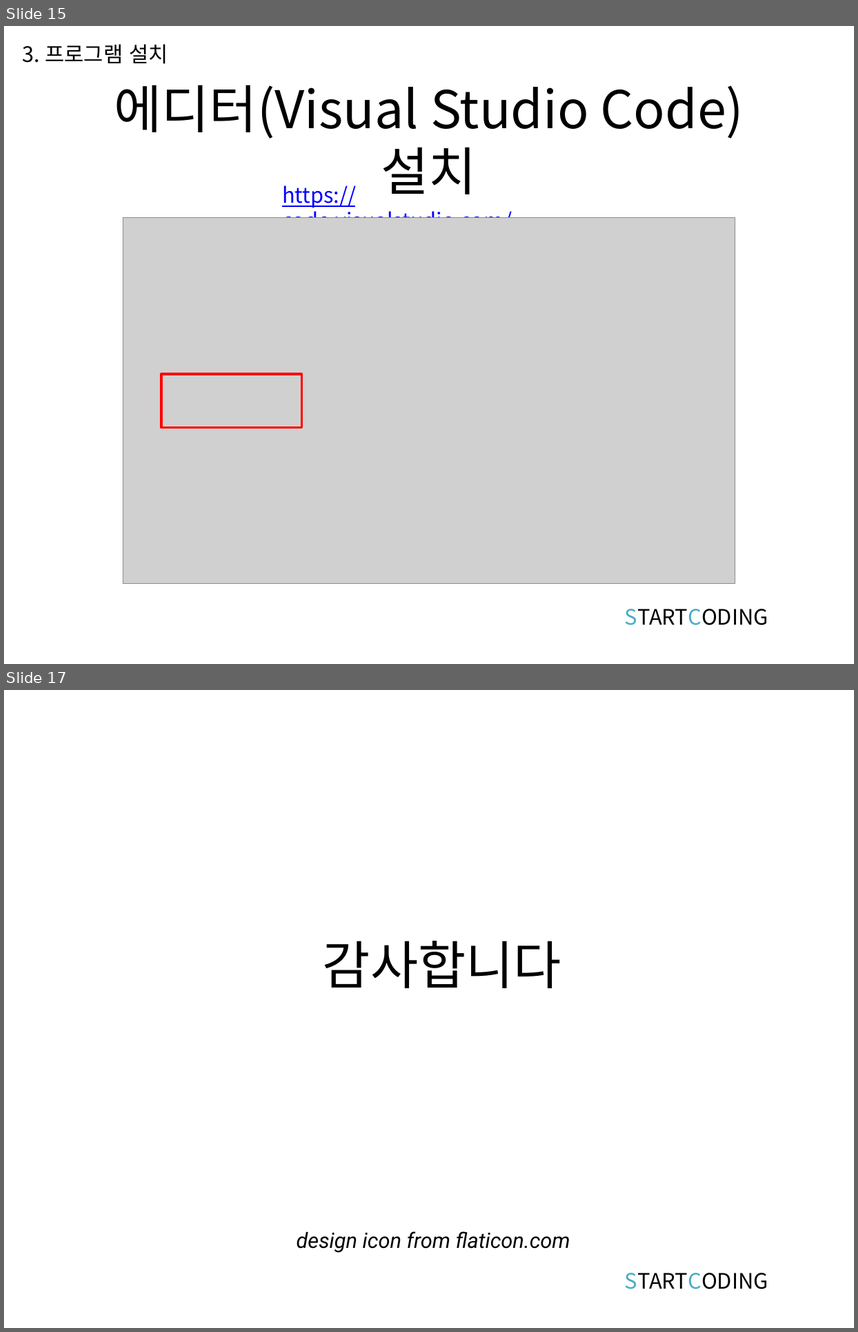
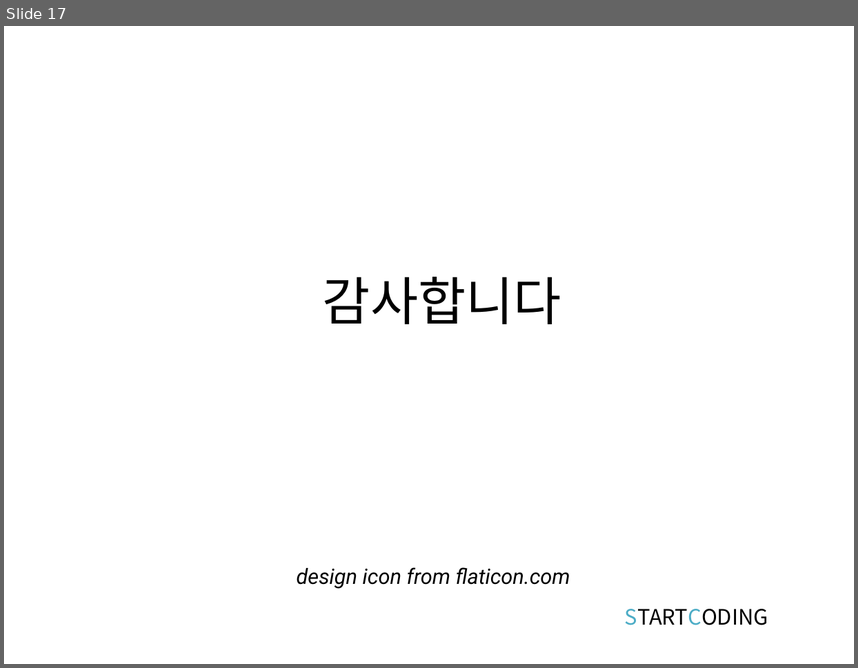
Before and after one commit to kwonkijun/python, a slide deck: 파이썬기초(PPT)/파이썬 기초 3강_연산과 연산자.pptx. Shown one above the other, each under a label of ours: slides 15 and 17 before the commit, slide 17 after it; the slides between them are not shown. The pictures are 858x1332 and 858x668 pixels, drawn with LibreOffice and Linux fonts; fonts in the diff are those of the drawing; grey boxes stand for pictures. Boxes give left, top, right and bottom in pixels: in the first picture for what was removed or moved away, otherwise in the second. Text is boxed around its words. In the diff, an @@ line names an element or a change of style, - is before the commit and + after.

```diff
--- a/파이썬기초(PPT)/파이썬 기초 3강_연산과 연산자.pptx
+++ b/파이썬기초(PPT)/파이썬 기초 3강_연산과 연산자.pptx
@@ slide 15 removed at bbox=[4, 26, 854, 664], background #FFFFFF @@
@@ text removed at bbox=[23, 44, 168, 64] @@
-3. 프로그램 설치
@@ title removed at bbox=[114, 85, 744, 194] @@
-에디터(Visual Studio Code) 설치
@@ text removed at bbox=[282, 185, 512, 218] @@
-https://code.visualstudio.com/
@@ picture removed at bbox=[123, 217, 735, 583] @@
@@ rectangle removed at bbox=[161, 374, 301, 428] @@
@@ text removed at bbox=[625, 608, 769, 625] @@
-STARTCODING
```
Also in this commit, not shown: 2 slides changed, 13 slides added, 12 other slides removed, 6 other files.
